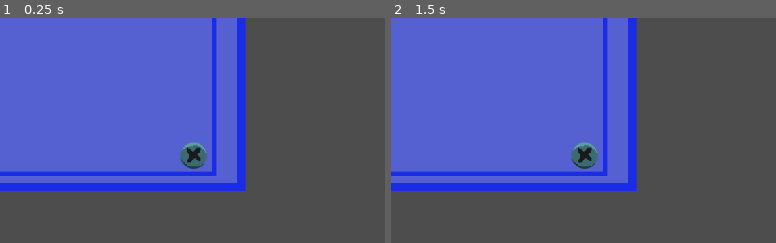
Above: before the commit, frames 1-2 (left to right).
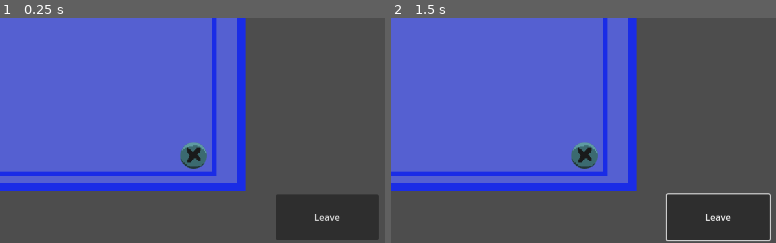
Above: after the commit, the same moments.

Repository: BrainFartScientist/bomb-game
Game: Godot game, scene res://scenes/bomb.tscn
Same seed, same stepped clock (60 frames per second), same inputs: the game is played once before the commit and once after it. This scene is started directly instead of the project's main scene.
Inputs (mouse positions are % of the whole screen's width and height, from its top left):
- Up to frame 1 (0.25 s): no input
- Up to frame 2 (1.5 s): click (93, 94) at 0.5 s, where only the run after the commit has a clickable "Leave"; tap Enter (ui_accept) at 1.25 s; move the mouse to (71, 44) at 1.27 s; hold D (move_right) from 1.28 s (still down); tap F (chat) at 1.35 s; click (71, 44) at 1.42 s
The pictures show only the part of the screen within x 50-100%, y 50-100%; the shares and areas given below are measured in that part.

The runs differ from the first frame. In frame 1, 5.3% of the frame differs, in the area x 71-99%, y 78-99%; in frame 2, 5.7%, in the area x 71-99%, y 77-100%.

Commit message:
Added tools to bomb screen

Diff:
--- a/project.godot
+++ b/project.godot
@@ -14,6 +14,11 @@
 run/main_scene="res://scenes/game.tscn"
 config/features=PackedStringArray("4.3", "Forward Plus")
 config/icon="res://icon.svg"
+<<<<<<<HEADrun/main_scene="res://bomb.tscn"
+
+[autoload]
+
+GameState="*res://scripts/game_state.gd"
 
 [display]
 
--- a/scenes/bomb.tscn
+++ b/scenes/bomb.tscn
@@ -11,6 +11,7 @@
 [ext_resource type="Texture2D" uid="uid://bl7dgoxhqegkm" path="res://assets/bombs/Bomb_01_screw.png" id="9_rkxac"]
 [ext_resource type="Script" path="res://scripts/bombs/Bomb_01/Bomb_01_Cover.gd" id="9_urktr"]
 [ext_resource type="Script" path="res://scripts/bombs/Screw.gd" id="10_sfb4s"]
+[ext_resource type="Script" path="res://scripts/bombs/ExitBombButton.gd" id="12_0i141"]
 
 [sub_resource type="ShaderMaterial" id="ShaderMaterial_eubfi"]
 shader = ExtResource("4_wuv1w")
@@ -110,6 +111,7 @@
 
 [node name="Bomb_01" type="Node2D"]
 script = ExtResource("1_lqajg")
+id = "bomb_01"
 
 [node name="Base" type="Sprite2D" parent="."]
 position = Vector2(600, 400)
@@ -174,3 +176,12 @@
 animation = &"idle_screw"
 script = ExtResource("10_sfb4s")
 id = "right_top_screw"
+
+[node name="Button" type="Button" parent="." node_paths=PackedStringArray("bomb")]
+offset_left = 1209.0
+offset_top = 715.0
+offset_right = 1389.0
+offset_bottom = 795.0
+text = "Leave"
+script = ExtResource("12_0i141")
+bomb = NodePath("..")
--- /dev/null
+++ b/scenes/test/BombAccess.tscn
@@ -0,0 +1,31 @@
+[gd_scene load_steps=2 format=3 uid="uid://btfqqndxeowjp"]
+
+[ext_resource type="Script" path="res://scripts/bombs/debug/Bomb1DebugButton.gd" id="1_buftf"]
+
+[node name="BombAccess" type="Node2D"]
+
+[node name="ButtonDuctape" type="Button" parent="."]
+offset_left = 344.0
+offset_top = 26.0
+offset_right = 515.0
+offset_bottom = 57.0
+text = "Bomb1 (Ductape)"
+script = ExtResource("1_buftf")
+tool = 2
+
+[node name="ButtonScrew" type="Button" parent="."]
+offset_left = 160.0
+offset_top = 25.0
+offset_right = 331.0
+offset_bottom = 56.0
+text = "Bomb1 (ScrewDriver)"
+script = ExtResource("1_buftf")
+tool = 1
+
+[node name="ButtonNone" type="Button" parent="."]
+offset_left = 27.0
+offset_top = 25.0
+offset_right = 150.0
+offset_bottom = 56.0
+text = "Bomb1 (None)"
+script = ExtResource("1_buftf")
--- a/scripts/bombs/ActiveBombElementAnimated.gd
+++ b/scripts/bombs/ActiveBombElementAnimated.gd
@@ -6,7 +6,7 @@
 func _ready():
 	set_process_input(true)
 
-func clicked(item: String, bomb: Bomb):
+func clicked(item: GameState.Tools, bomb: Bomb):
 	print("Click Event: Node: %s Item: %s Bomb: %s" % [self, item, bomb])
 
 func set_outline(hasOutline: bool):
--- a/scripts/bombs/ActiveBombElementSprite.gd
+++ b/scripts/bombs/ActiveBombElementSprite.gd
@@ -6,7 +6,7 @@
 func _ready():
 	set_process_input(true)
 
-func clicked(item: String, bomb: Bomb):
+func clicked(item: GameState.Tools, bomb: Bomb):
 	print("Click Event: Node: %s Item: %s Bomb: %s" % [self, item, bomb])
 
 func set_outline(hasOutline: bool):
--- a/scripts/bombs/Bomb.gd
+++ b/scripts/bombs/Bomb.gd
@@ -1,27 +1,49 @@
 extends Node2D
 class_name Bomb
 
+@export var id = ""
+
 var state = BombState.new()
 var screws = {}
+var tool: GameState.Tools = GameState.Tools.None
+
+const tool_icons = {
+	GameState.Tools.None: {"texture": preload("res://assets/graphics/generic_tools/genericItem_color_086.png"), "hotzone": Vector2.ZERO},
+	GameState.Tools.Screwdriver: {"texture": preload("res://assets/graphics/generic_tools/genericItem_color_005.png"), "hotzone": Vector2(50, 0)},
+	GameState.Tools.Ducttape: {"texture": preload("res://assets/graphics/custom_tools/duct_tape.png"), "hotzone": Vector2(25, 25)},
+}
 
 # Called when the node enters the scene tree for the first time.
 func _ready() -> void:
-	init_screws()
-	init_state()
+	init_members()
+	if GameState.get_bomb_state(id) != null:
+		init_screws(false)
+		state = GameState.get_bomb_state(id)
+	else:
+		init_screws()
+		init_state()
+		GameState.set_bomb_state(id, state)
 	trigger_update()
 
+	self.tool = GameState.get_tool()
+	Input.set_custom_mouse_cursor(tool_icons[self.tool].texture, 0, tool_icons[self.tool].hotzone)
+
 var pressed = false
+
+func init_members():
+	pass
 
 func init_state():
 	pass
 
-func init_screws():
+func init_screws(with_state: bool = true):
 	for element in get_children():
 		if element is Screw:
 			if !screws.has(element.group):
 				screws[element.group] = []
 			screws[element.group].append(element)
-			state.setProp(element.id, element.default_state)
+			if with_state:
+				state.setProp(element.id, element.default_state)
 
 func update_screws():
 	for group in screws:
@@ -62,7 +84,7 @@
 			pressed = true
 			var top_node = topmost_hovered_node()
 			if top_node != null:
-				top_node.clicked("Item here", self)
+				top_node.clicked(self.tool, self)
 				trigger_update()
 				hover()
 		elif event.is_released():
--- a/scripts/bombs/Bomb_01/Bomb_01.gd
+++ b/scripts/bombs/Bomb_01/Bomb_01.gd
@@ -3,10 +3,12 @@
 var cover: ActiveBombElementSprite
 var inside: ActiveBombElementSprite
 
-func init_state():
+func init_members():
 	cables = get_node("Cables") as AnimatedSprite2D
 	cover = get_node("Cover") as ActiveBombElementSprite
 	inside = get_node("Inside") as ActiveBombElementSprite
+
+func init_state():
 	state.setProp("CablesFixed", false)
 	state.setProp("CoverOpen", false)
 
--- a/scripts/bombs/Bomb_01/Bomb_01_CableBroken.gd
+++ b/scripts/bombs/Bomb_01/Bomb_01_CableBroken.gd
@@ -1,4 +1,5 @@
 extends ActiveBombElementAnimated
 
-func clicked(item: String, bomb: Bomb):
-	bomb.state.setProp("CablesFixed", true)
+func clicked(item: GameState.Tools, bomb: Bomb):
+	if item == GameState.Tools.Ducttape:
+		bomb.state.setProp("CablesFixed", true)
--- a/scripts/bombs/Bomb_01/Bomb_01_Cover.gd
+++ b/scripts/bombs/Bomb_01/Bomb_01_Cover.gd
@@ -1,4 +1,4 @@
 extends ActiveBombElementSprite
 
-func clicked(item: String, bomb: Bomb):
+func clicked(item: GameState.Tools, bomb: Bomb):
 	bomb.state.setProp("CoverOpen", true)
--- a/scripts/bombs/Bomb_01/Bomb_01_Inside.gd
+++ b/scripts/bombs/Bomb_01/Bomb_01_Inside.gd
@@ -1,4 +1,4 @@
 extends ActiveBombElementSprite
 
-func clicked(item: String, bomb: Bomb):
+func clicked(item: GameState.Tools, bomb: Bomb):
 	bomb.state.setProp("CoverOpen", false)
--- /dev/null
+++ b/scripts/bombs/ExitBombButton.gd
@@ -0,0 +1,11 @@
+extends Button
+
+@export var bomb: Bomb
+
+# Called when the node enters the scene tree for the first time.
+func _ready() -> void:
+	pressed.connect(self.request_exit)
+
+func request_exit():
+	GameState.set_bomb_state(bomb.id, bomb.state)
+	GameState.leave_scene()
--- a/scripts/bombs/Screw.gd
+++ b/scripts/bombs/Screw.gd
@@ -4,5 +4,6 @@
 @export var group = "cover"
 @export var default_state = true
 
-func clicked(item: String, bomb: Bomb):
-	bomb.state.setProp(id, !bomb.state.getProp(id))
+func clicked(item: GameState.Tools, bomb: Bomb):
+	if item == GameState.Tools.Screwdriver:
+		bomb.state.setProp(id, !bomb.state.getProp(id))
--- /dev/null
+++ b/scripts/bombs/debug/Bomb1DebugButton.gd
@@ -0,0 +1,10 @@
+extends Button
+
+@export var tool: GameState.Tools = GameState.Tools.None
+# Called when the node enters the scene tree for the first time.
+func _ready() -> void:
+	pressed.connect(self.access_bomb1)
+
+func access_bomb1():
+	GameState.set_tool(tool)
+	GameState.access_bomb("res://scenes/test/BombAccess.tscn", "res://scenes/bomb.tscn")
--- /dev/null
+++ b/scripts/game_state.gd
@@ -0,0 +1,34 @@
+extends Node
+
+enum Tools {
+	None,
+	Screwdriver,
+	Ducttape
+}
+var bomb_state = {}
+var previous_scene = null
+var tool: Tools = Tools.None
+
+func get_bomb_state(id: String) -> BombState:
+	if !bomb_state.has(id):
+		return null
+	return bomb_state[id]
+
+func set_bomb_state(id: String, bomb_state: BombState):
+	self.bomb_state[id] = bomb_state
+
+func access_bomb(current_scene: String, bomb_scene: String):
+	previous_scene = current_scene
+	get_tree().change_scene_to_file(bomb_scene)
+
+func leave_scene():
+	if previous_scene != null:
+		var temp = previous_scene
+		previous_scene = null
+		get_tree().change_scene_to_file(temp)
+
+func set_tool(tool: Tools):
+	self.tool = tool
+
+func get_tool() -> Tools:
+	return self.tool
Not shown: 1 places in scenes/bomb.tscn that only renumber resources
